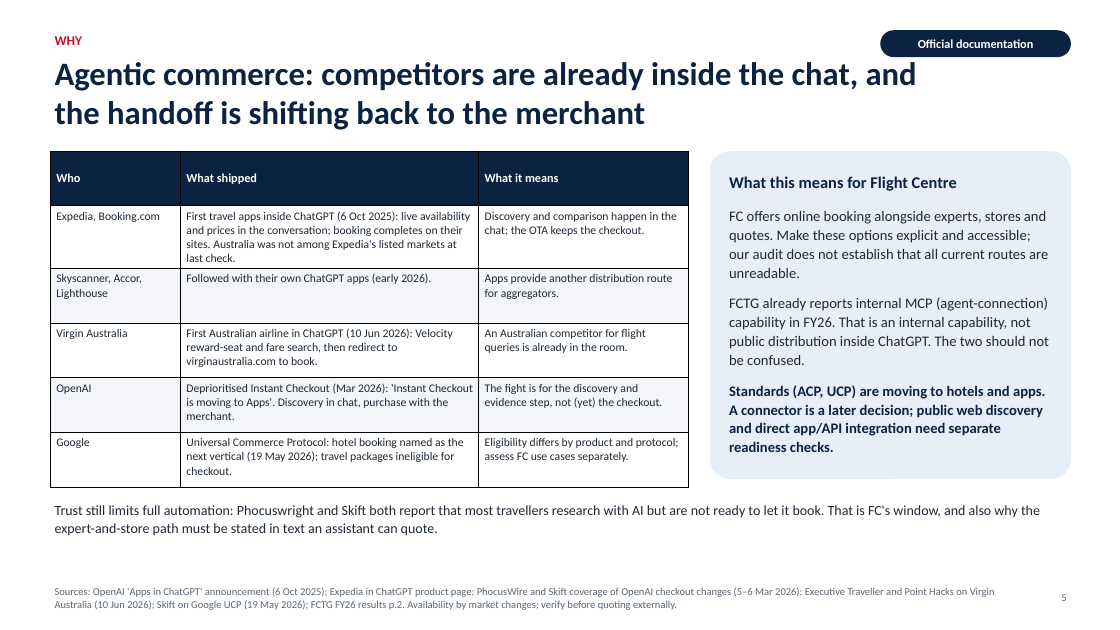
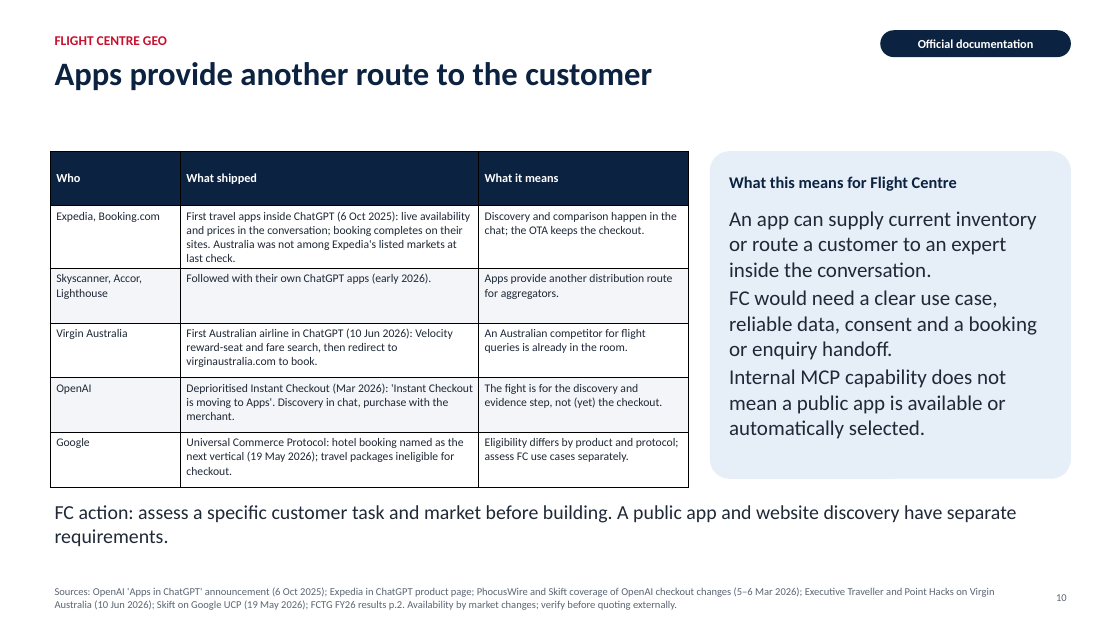
Before and after one commit to muhammadmubbashar/GEO--Generative-Engine-Optimisation, a slide deck: slide 10 of presentation/FC_GEO_Leadership_Final.pptx (slide 5 before the commit). Drawn at 1120x630 pixels with LibreOffice and Linux fonts; fonts in the diff are those of the drawing. Boxes give left, top, right and bottom in pixels: in the first picture for what was removed or moved away, otherwise in the second. Text is boxed around its words. In the diff, an @@ line names an element or a change of style, - is before the commit and + after.

```diff
--- a/presentation/FC_GEO_Leadership_Final.pptx
+++ b/presentation/FC_GEO_Leadership_Final.pptx
@@ text at bbox=[55, 36, 167, 45]: text changed @@
-WHY
+FLIGHT CENTRE GEO
@@ text at bbox=[55, 62, 652, 90]: text changed @@
-Agentic commerce: competitors are already inside the chat, and the handoff is shifting back to the merchant
+Apps provide another route to the customer
@@ text at bbox=[729, 211, 1037, 439]: text changed; size 12.5 to 18 pt @@
-FC offers online booking alongside experts, stores and quotes. Make these options explicit and accessible; our audit does not establish that all current routes are unreadable.
-FCTG already reports internal MCP (agent-connection) capability in FY26. That is an internal capability, not public distribution inside ChatGPT. The two should not be confused.
-Standards (ACP, UCP) are moving to hotels and apps. A connector is a later decision; public web discovery and direct app/API integration need separate readiness checks.
+An app can supply current inventory or route a customer to an expert inside the conversation.
+FC would need a clear use case, reliable data, consent and a booking or enquiry handoff.
+Internal MCP capability does not mean a public app is available or automatically selected.
@@ text at bbox=[55, 505, 1017, 547]: text changed; size 12 to 17 pt @@
-Trust still limits full automation: Phocuswright and Skift both report that most travellers research with AI but are not ready to let it book. That is FC's window, and also why the expert-and-store path must be stated in text an assistant can quote.
+FC action: assess a specific customer task and market before building. A public app and website discovery have separate requirements.
@@ text at bbox=[1056, 594, 1067, 601]: text changed @@
-5
+10
```
Also in this commit, not shown: 30 other slides changed, 4 slides added, 6 other files.
